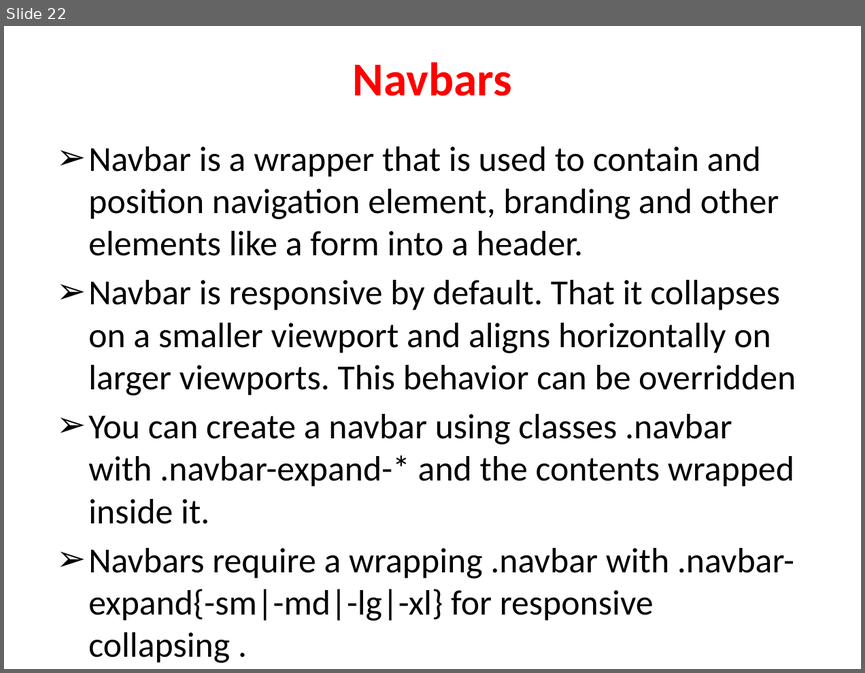
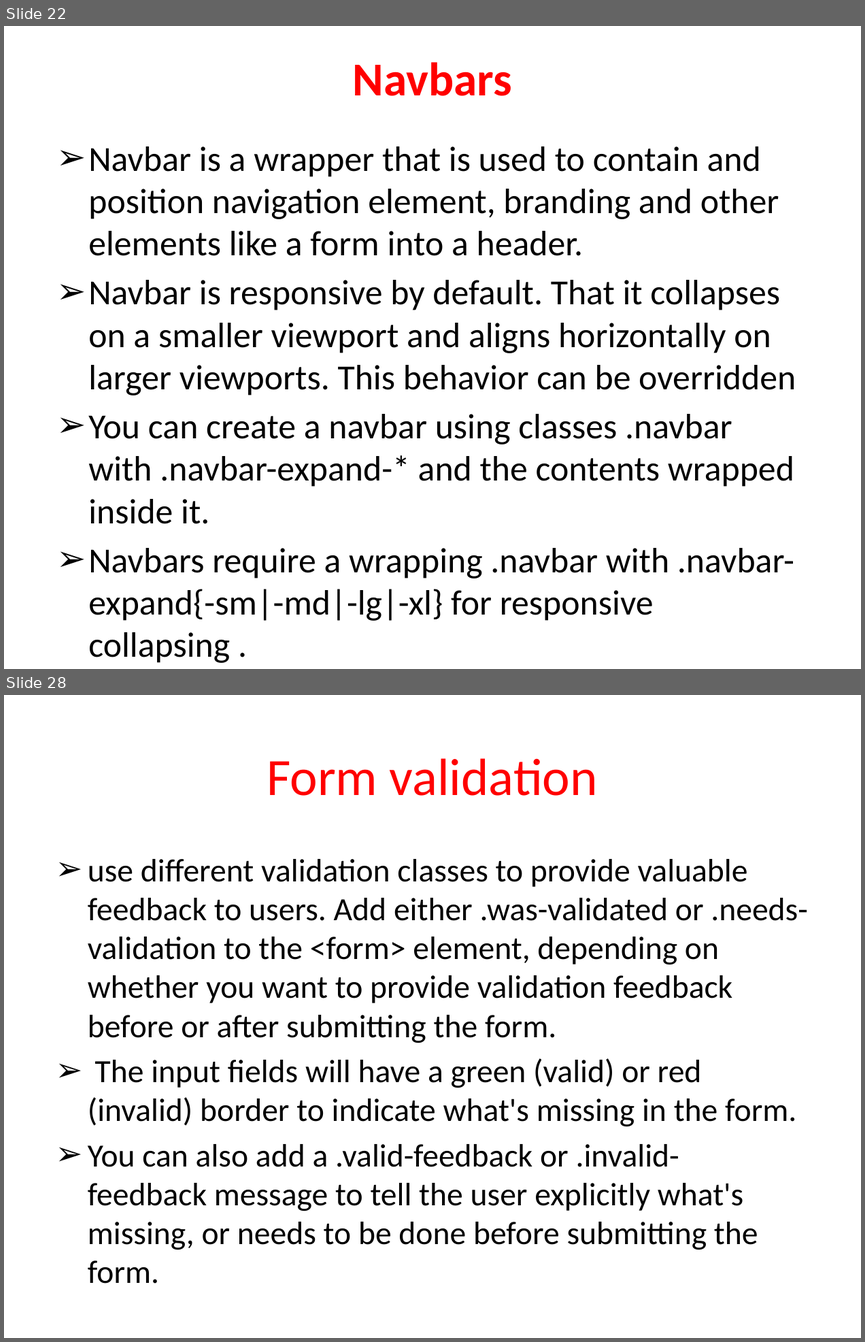
Before and after one commit to shanmugapriyasri/ctsbootstrap, a slide deck: Bootstrap.pptx. Shown one above the other, each under a label of ours: slide 22 before the commit, slides 22 and 28 after it; the slides between them are not shown. The pictures are 865x673 and 865x1342 pixels, drawn with LibreOffice and Linux fonts; fonts in the diff are those of the drawing. Boxes give left, top, right and bottom in pixels: in the first picture for what was removed or moved away, otherwise in the second. Text is boxed around its words. In the diff, an @@ line names an element or a change of style, - is before the commit and + after.

```diff
--- a/Bootstrap.pptx
+++ b/Bootstrap.pptx
@@ slide 28 added at bbox=[4, 695, 861, 1338], background #FFFFFF @@
@@ title added at bbox=[266, 758, 598, 796], 44 pt, text #FF0000 @@
+Form validation
@@ text added at bbox=[88, 859, 808, 1283], 27.2 pt, text #000000 @@
+➢ use different validation classes to provide valuable feedback to users. Add either .was-validated or .needs-validation to the <form> element, depending on whether you want to provide validation feedback before or after submitting the form.
+➢ The input fields will have a green (valid) or red (invalid) border to indicate what's missing in the form.
+➢ You can also add a .valid-feedback or .invalid-feedback message to tell the user explicitly what's missing, or needs to be done before submitting the form.
```
Also in this commit, not shown: 5 other slides added.
